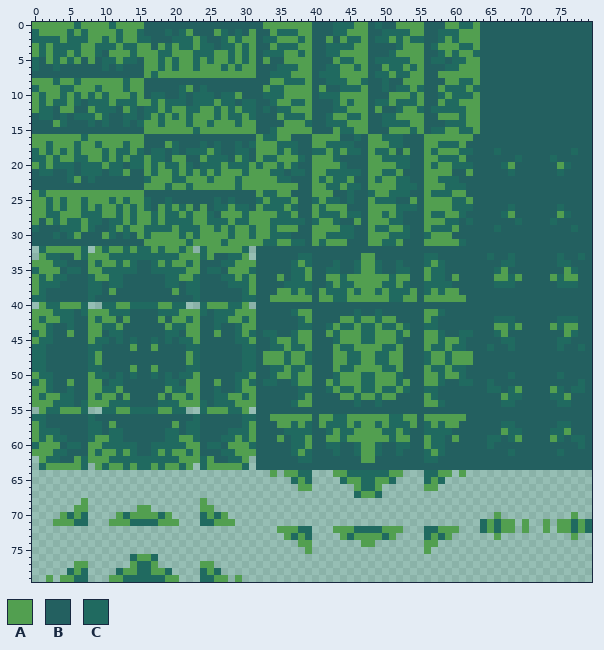
Pixel-art file, stored at graphics/source/tilesets/dirt.aseprite. Above: the version before the commit.
80x80 pixels, 1 frame.
Palette (. is transparent): A #529f50  B #236060  C #206a60
After:
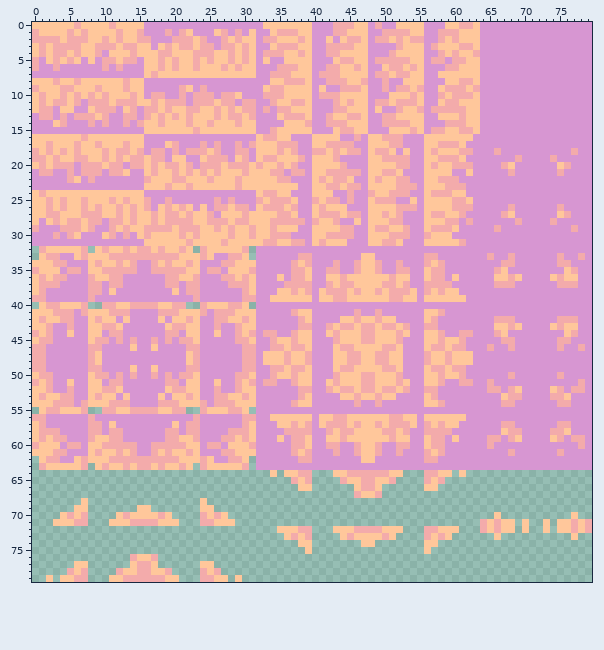
Edits made:
layer "Midnight" now hidden
layer "Evening" now hidden
colour A: #529f50 -> #ffc79b
colour B: #236060 -> #d796d2
colour C: #206a60 -> #f3abab
Changed places in both pictures, as pixel boxes (x1, y1, x2, y2):
changed: (32, 22, 592, 554)
changed: (46, 554, 179, 582)
changed: (200, 561, 242, 582)
